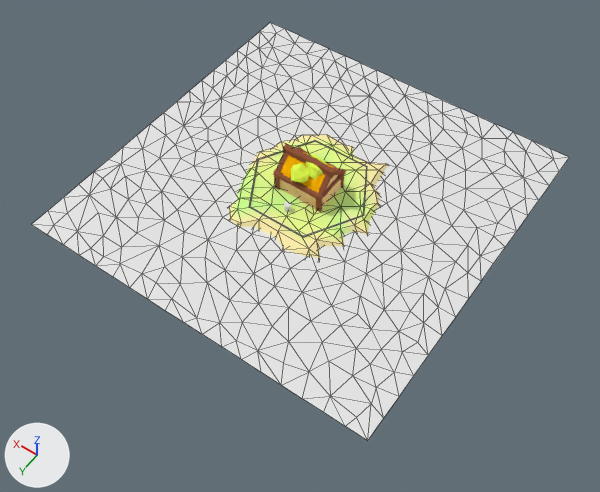
Two versions of the Blender file examples/blender-saves/example.blend, one commit apart.
One viewpoint serves both versions: a 50 mm camera at (-49.2, 71.4, 96.8) aimed at (-2.9, 6.6, -5.1). Arrows for +X, +Y and +Z are at lower left; the lights stay in place. Mesh edges are drawn as thin lines on the coarser meshes.

Names of what the first picture shows: 'Field 100', 'House 100', 'Water 1000 water'.
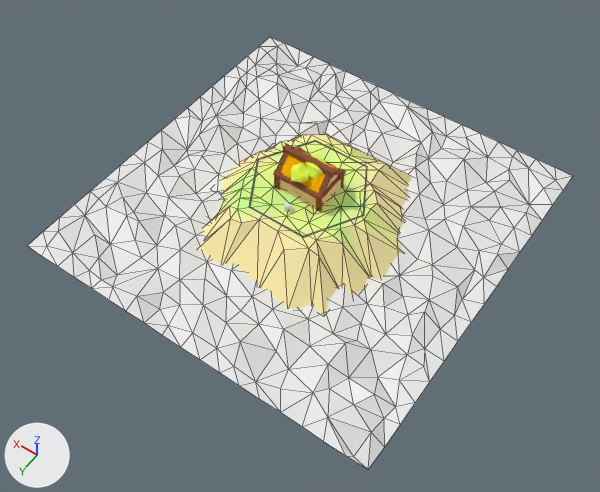
Commit message: Improve hexagon example

Changed parts and their boxes [x1, y1, x2, y2] in the pictures (600 x 492 px):
'Water 1000 water', hidden
    before: [31, 22, 569, 440]
'Sand 1000', added
    after: [27, 37, 573, 469]

Edits to the bpy script that builds the scene:
```text
Add me_plane_001:
    me_plane_001.from_pydata(...)  # 343 vertices, 614 faces; spans x -31.4..31.4, y -31.4..31.4, z -1.8..2.2
Change ob_water_1000_water:
    add ob_water_1000_water.hide_set(True)
Add ob_sand_1000:
    ob_sand_1000 = bpy.data.objects.new('Sand 1000', me_plane_001)
    ob_sand_1000.location = (0.0, 0.0, -4.7)
```
